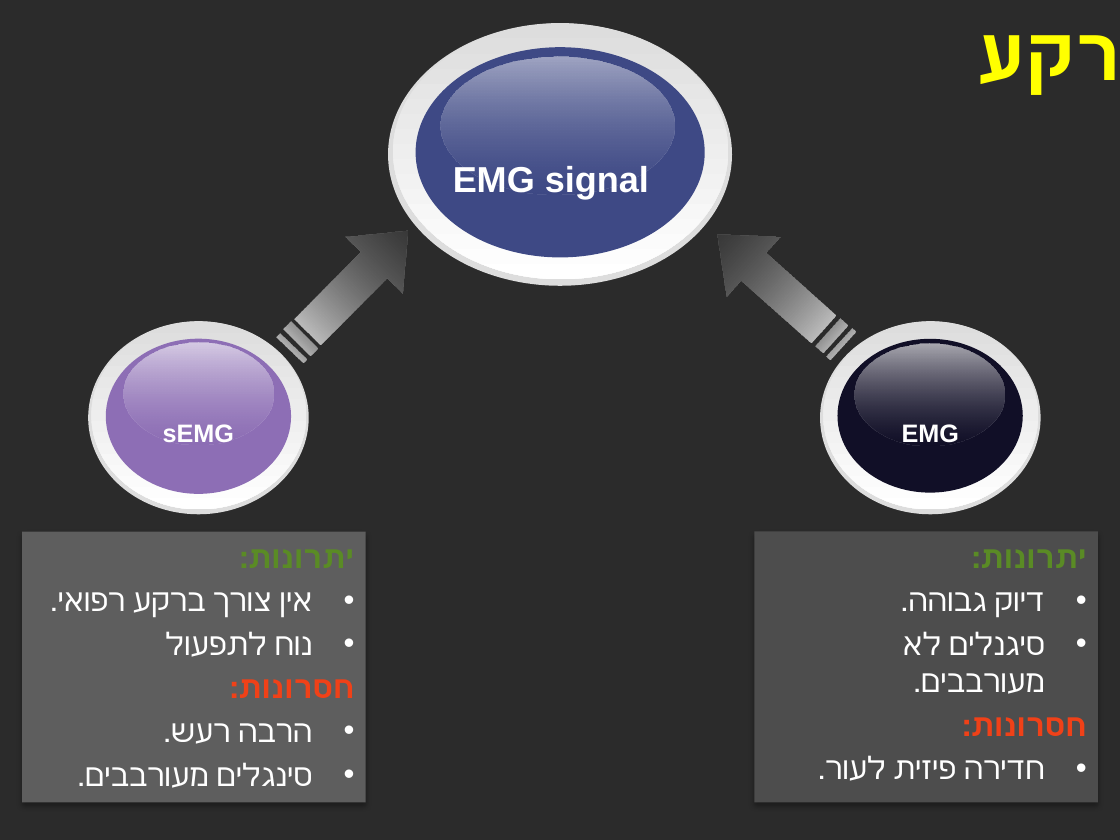
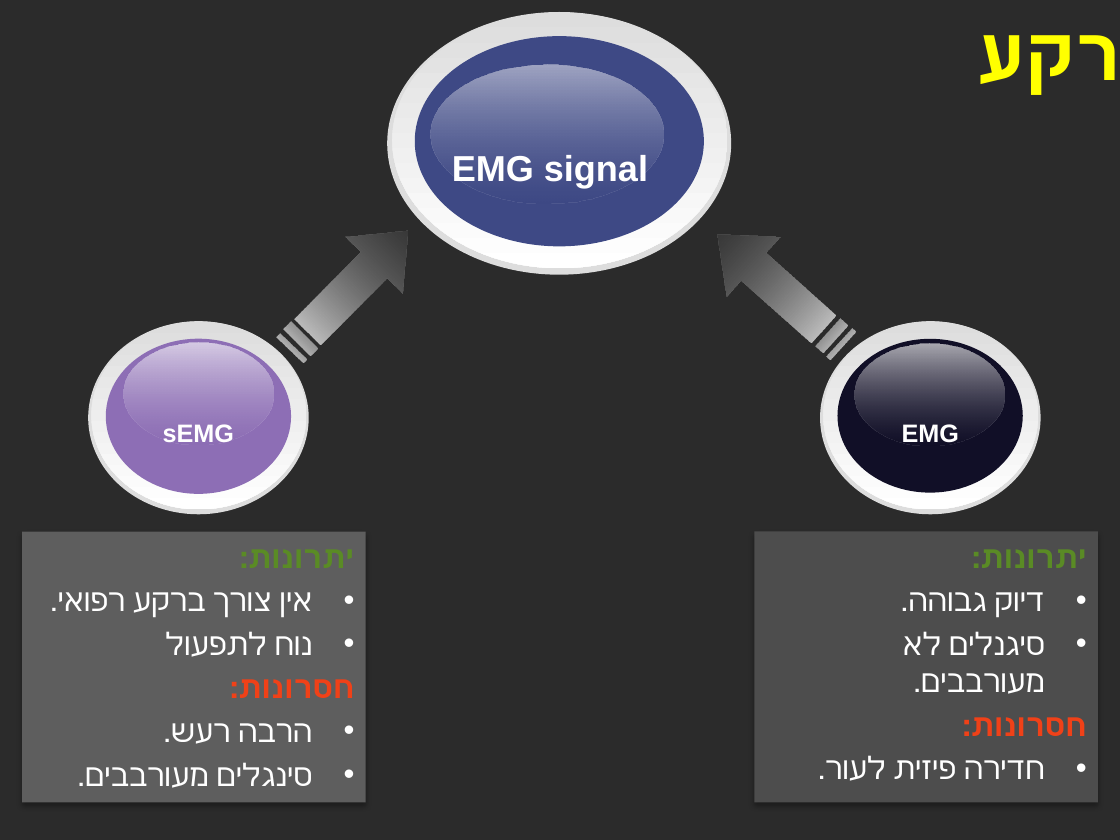
Before and after one commit to eliezerRevach/hand-gesture-project, a slide deck: slide 3 of מצגת/זיהוי תנועות יד בעזרת אקלקטורמיוגרפיה NEW.pptx. Drawn at 1120x840 pixels with LibreOffice and Linux fonts; fonts in the diff are those of the drawing; background and template pictures are left out; a plain dark background stands for a picture behind light text. Boxes give left, top, right and bottom in pixels: in the first picture for what was removed or moved away, otherwise in the second. Text is boxed around its words. In the diff, an @@ line names an element or a change of style, - is before the commit and + after.

```diff
--- a/מצגת/זיהוי תנועות יד בעזרת אקלקטורמיוגרפיה NEW.pptx
+++ b/מצגת/זיהוי תנועות יד בעזרת אקלקטורמיוגרפיה NEW.pptx
@@ 3 ellipses, 1 text: place and size @@
-3 ellipses, 1 text at [388, 24, 731, 287]
+3 ellipses, 1 text at [388, 12, 731, 276]
@@ ellipse: place and size @@
-ellipse at [441, 56, 675, 194]
+ellipse at [430, 65, 664, 203]
```
Also in this commit, not shown: 10 other slides changed, 3 slides added, 7 other files.
